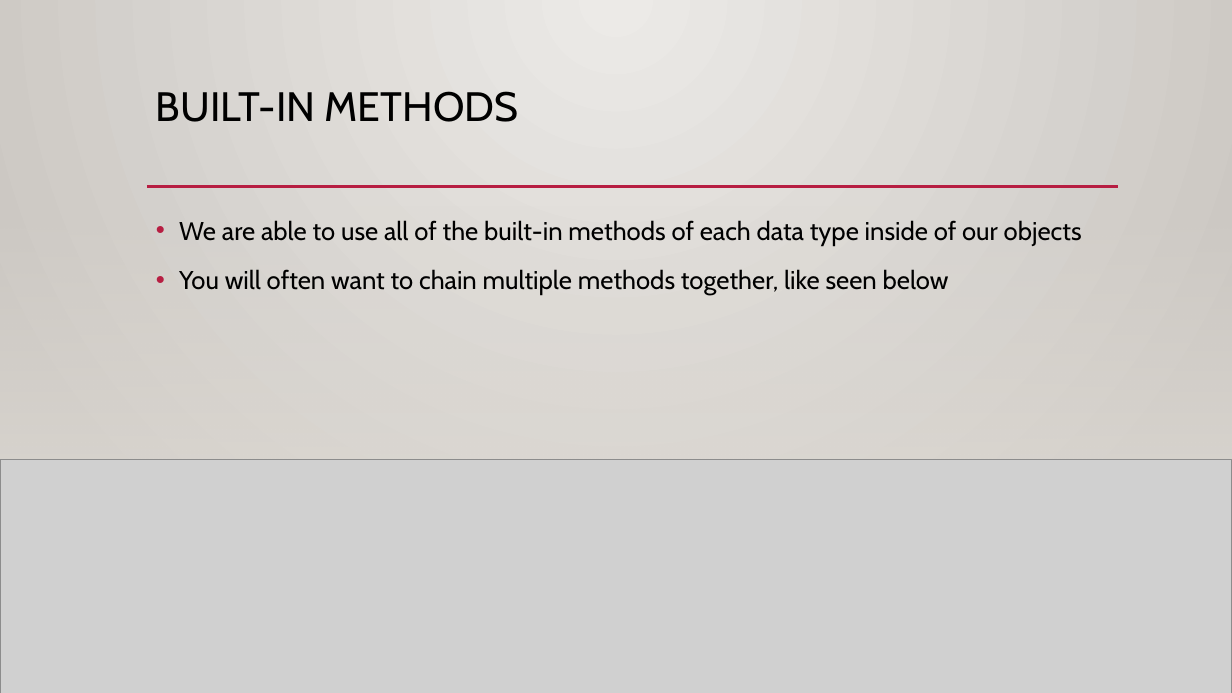
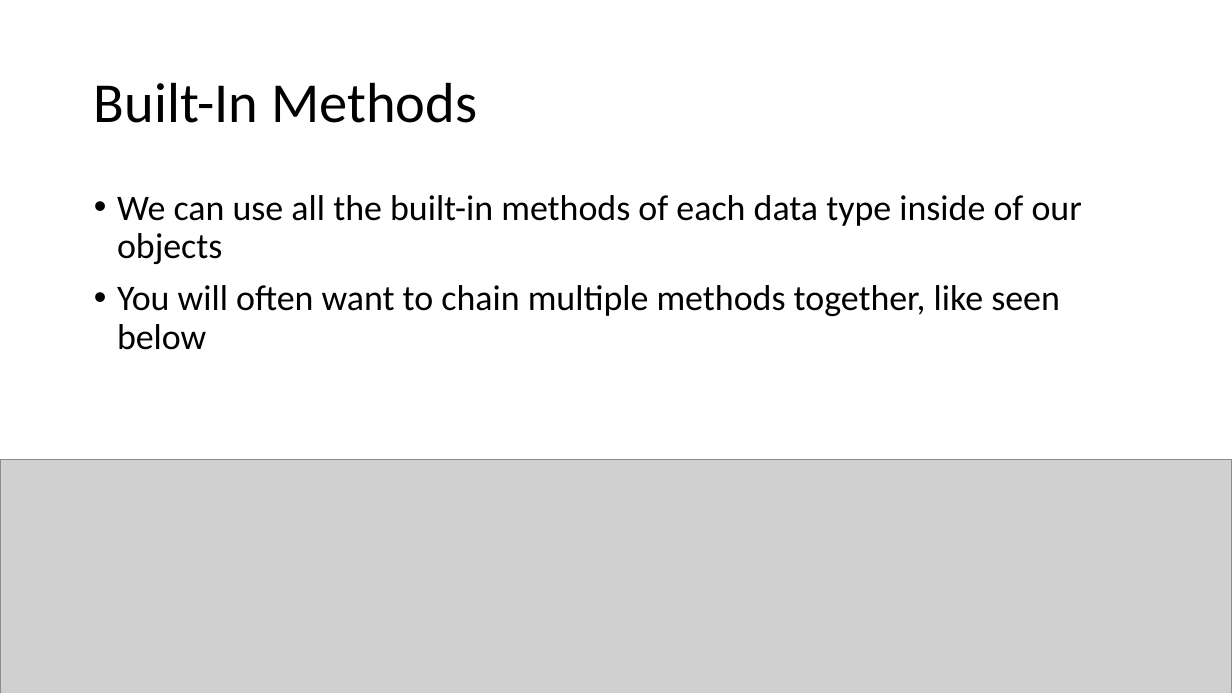
Before and after one commit to YWCANWIL-TechLab/Module11-Objects, a slide deck: slide 23 of slides/Module 11 - Objects.pptx. Drawn at 1232x693 pixels with LibreOffice and Linux fonts; fonts in the diff are those of the drawing; grey boxes stand for pictures; background and template pictures are left out. Boxes give left, top, right and bottom in pixels: in the first picture for what was removed or moved away, otherwise in the second. Text is boxed around its words. In the diff, an @@ line names an element or a change of style, - is before the commit and + after.

```diff
--- a/slides/Module 11 - Objects.pptx
+++ b/slides/Module 11 - Objects.pptx
@@ background gradient #ECEAE7 to #CAC7C1 to #FFFFFF @@
@@ title "Built-In Methods" at (94,82,477,123): vertical alignment top to middle @@
@@ title at (94,82,477,123): text changed; size 32 to 44 pt; font Cabin to Calibri @@
-BUILT-IN METHODS
+Built-In Methods
@@ rectangle removed at (0,204,1232,619) @@
@@ text "We can use all the ...": place and size @@
-text "We can use all the ..." at (179,220,1082,295)
+text "We can use all the ..." at (117,195,1082,350)
@@ text at (117,195,1082,264): text changed; size 20 to 28 pt; font Cabin to Calibri @@
-• We are able to use all of the built-in methods of each data type inside of our objects
+• We can use all the built-in methods of each data type inside of our objects
@@ line removed from (147, 187) to (1118, 187) @@
@@ text at (117,285,1060,350): size 20 to 28 pt, font Cabin to Calibri in "You will often want to chain multiple ..."; line spacing 1.2 to 0.9 @@
```
Also in this commit, not shown: 43 other slides changed, 8 other files.
